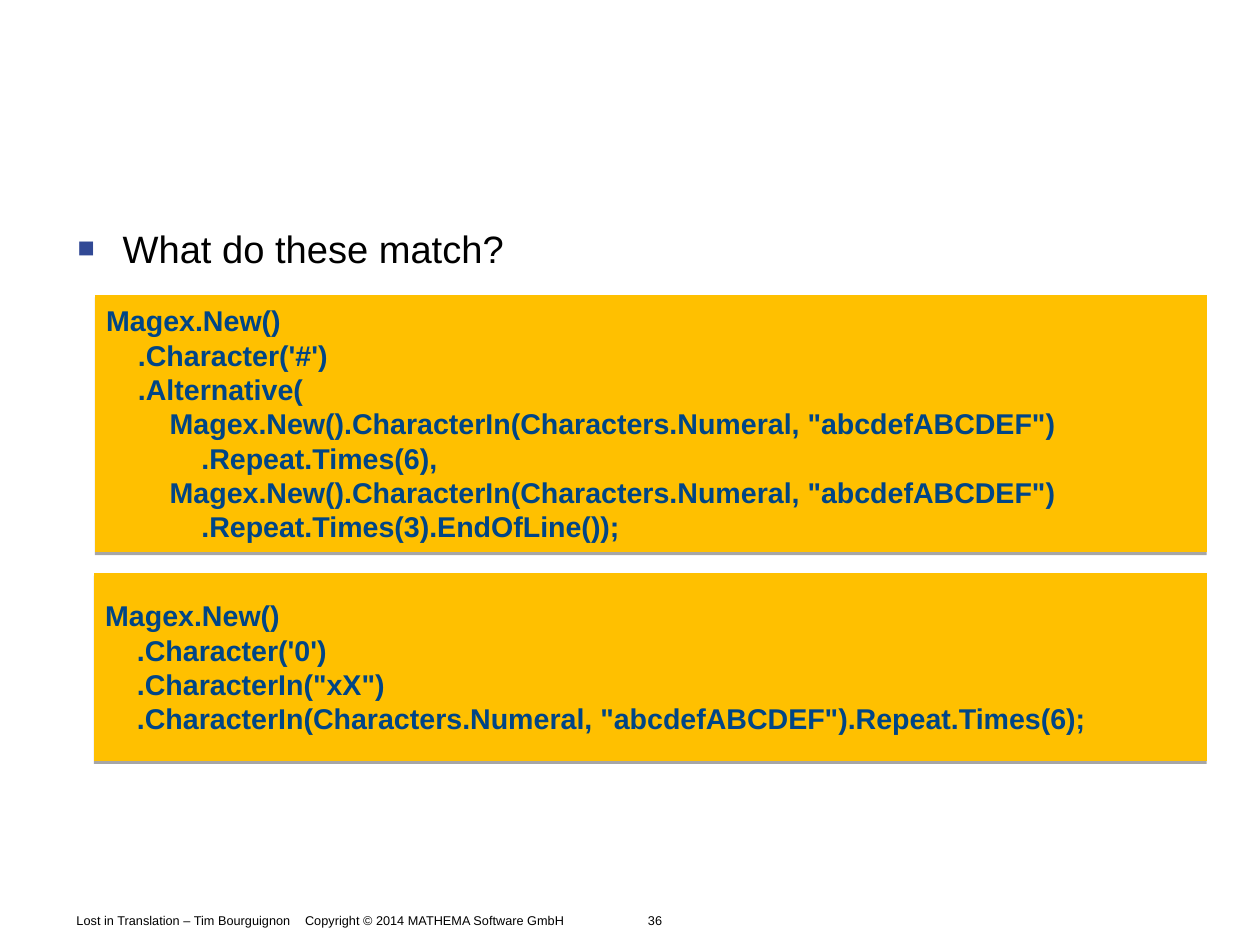
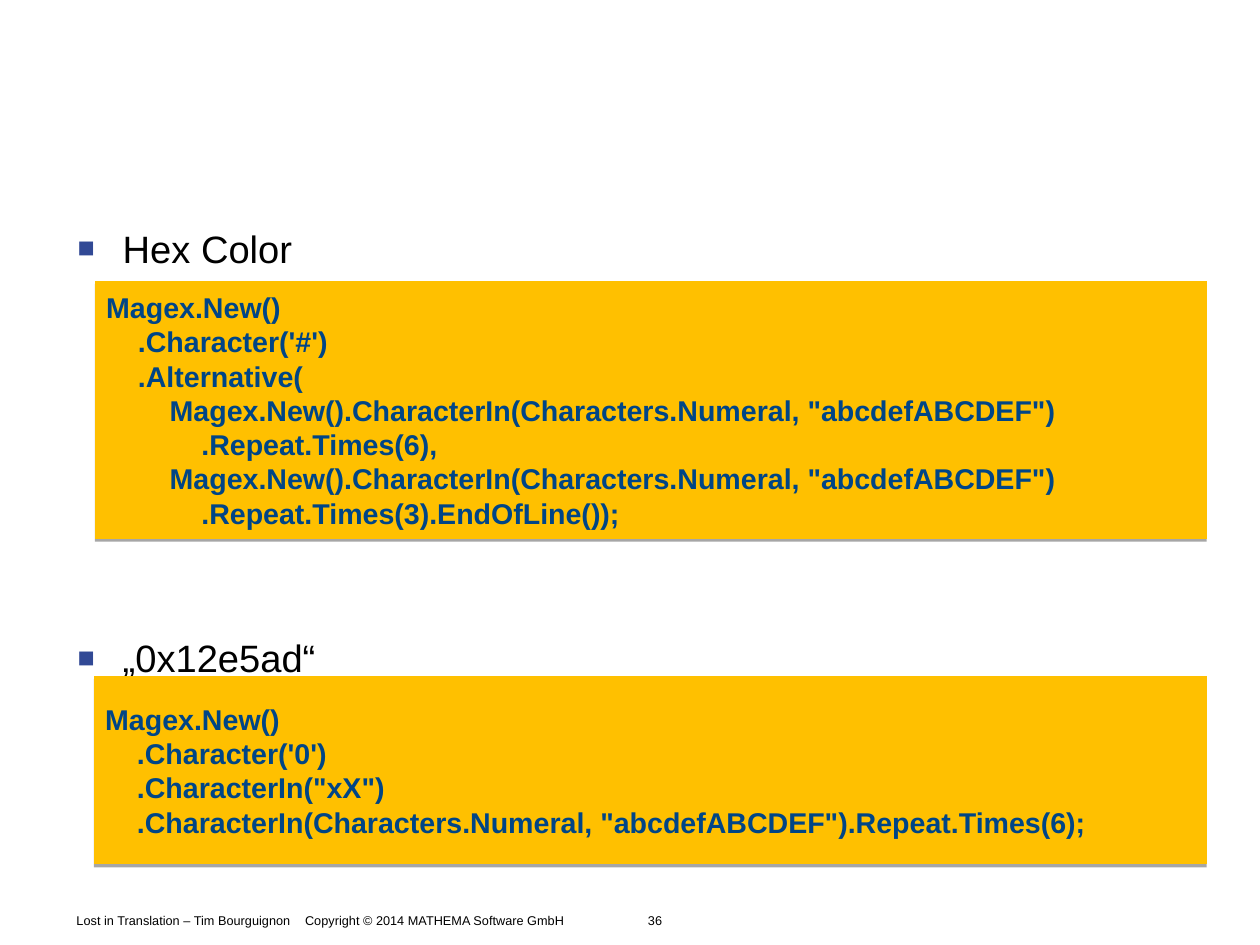
Before and after one commit to Timothep/Talk.LostInTranslation, a slide deck: slide 36 of LostInTranslation.odp. Drawn at 1260x945 pixels with LibreOffice and Linux fonts; fonts in the diff are those of the drawing; background and template pictures are left out. Boxes give left, top, right and bottom in pixels: in the first picture for what was removed or moved away, otherwise in the second. Text is boxed around its words. In the diff, an @@ line names an element or a change of style, - is before the commit and + after.

```diff
--- a/LostInTranslation.odp
+++ b/LostInTranslation.odp
@@ text at (123,235,316,680): text changed @@
-■ What do these match?
+■ Hex Color
+■ „0x12e5ad“
@@ freeform shape "Magex.New()": place and size @@
-freeform shape "Magex.New()" at (95,295,1207,552)
+freeform shape "Magex.New()" at (95,281,1207,539)
@@ freeform shape "Magex.New()": place and size @@
-freeform shape "Magex.New()" at (94,573,1207,761)
+freeform shape "Magex.New()" at (94,677,1207,866)
```
Also in this commit, not shown: 6 other slides changed.
